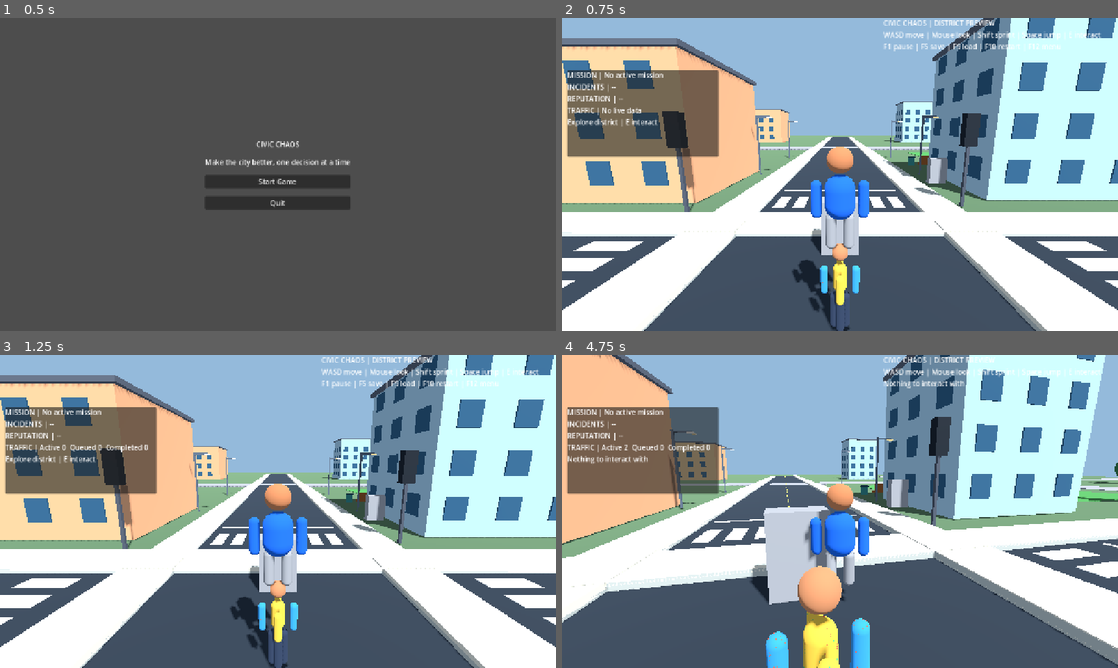
Above: before the commit, frames 1-4 (two rows, left to right).
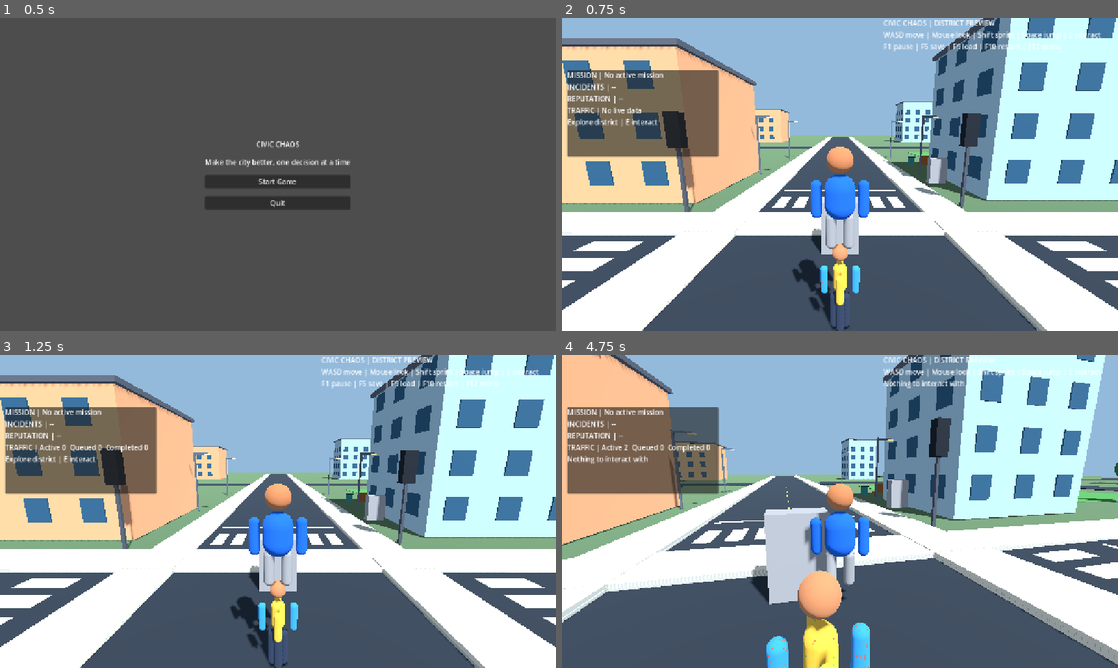
Above: after the commit, the same moments.

Repository: gauravprajapat-23/civic-chaos
Game: Godot game, scene res://scenes/core/menu.tscn
Same seed, same stepped clock (60 frames per second), same inputs: the game is played once before the commit and once after it.
Inputs (mouse positions are in pixels of both pictures, inside the frame that each line leads up to):
- Up to frame 1 (0.5 s): no input
- Up to frame 2 (0.75 s): click "Start Game" at 0.5 s
- Up to frame 3 (1.25 s): no input
- Up to frame 4 (4.75 s): tap Enter at 1.25 s; move the mouse to (867, 511) at 1.27 s; hold E (interact) 1.28-2.03 s; hold W (move_forward) from 1.28 s (still down); tap Space (jump) at 1.52, 2.27, 3.77, 4.52 s; move the mouse to (812, 511) at 2.02 s; tap Shift (sprint) at 2.1, 3.6 s; move the mouse to (851, 505) at 2.77 s; hold E (interact) 2.78-3.53 s; move the mouse to (834, 517) at 3.52 s; move the mouse to (878, 514) at 4.27 s; hold E (interact) from 4.28 s (still down)

Frame 1 is identical in both runs. In frame 2, 0.6% of the frame differs, in the area x 0-100%, y 41-100%; in frame 3, 0.6%; in frame 4, 5.0%, in the area x 0-100%, y 0-100%.

Commit message:
fix(world): raise asphalt above terrain and color secondary roads correctly

Diff:
--- a/scripts/world/neighborhood.gd
+++ b/scripts/world/neighborhood.gd
@@ -21,10 +21,10 @@
     var terrain_half: float = half + 24.0
     _block("TerrainGround", Vector3(0, -0.30, 0), Vector3(terrain_half * 2.0, 0.5, terrain_half * 2.0))
     _world_boundary(terrain_half)
-    _block("NorthRoad", Vector3(0, -0.04, -half * 0.5), Vector3(road_width, 0.08, half))
-    _block("SouthRoad", Vector3(0, -0.04, half * 0.5), Vector3(road_width, 0.08, half))
-    _block("EastRoad", Vector3(half * 0.5, -0.04, 0), Vector3(half, 0.08, road_width))
-    _block("WestRoad", Vector3(-half * 0.5, -0.04, 0), Vector3(half, 0.08, road_width))
+    _block("NorthRoad", Vector3(0, -0.005, -half * 0.5), Vector3(road_width, 0.08, half))
+    _block("SouthRoad", Vector3(0, -0.005, half * 0.5), Vector3(road_width, 0.08, half))
+    _block("EastRoad", Vector3(half * 0.5, -0.005, 0), Vector3(half, 0.08, road_width))
+    _block("WestRoad", Vector3(-half * 0.5, -0.005, 0), Vector3(half, 0.08, road_width))
     for side in [-1, 1]:
         var sign_value: float = float(side)
         _block("SidewalkX%d" % side, Vector3(sign_value * (road_half + sidewalk_width * 0.5), 0.1, 0), Vector3(sidewalk_width, 0.2, half * 2.0))
@@ -79,9 +79,9 @@
     for side in [-1, 1]:
         var offset: float = float(side) * secondary_offset
         _block("SecondaryRoad_NS_%d" % side,
-            Vector3(offset, -0.04, 0), Vector3(road_width, 0.08, half * 2.0))
+            Vector3(offset, -0.005, 0), Vector3(road_width, 0.08, half * 2.0))
         _block("SecondaryRoad_EW_%d" % side,
-            Vector3(0, -0.04, offset), Vector3(half * 2.0, 0.08, road_width))
+            Vector3(0, -0.005, offset), Vector3(half * 2.0, 0.08, road_width))
     var coordinates := [-72.0, -24.0, 24.0, 72.0]
     for row in range(coordinates.size()):
         for column in range(coordinates.size()):
@@ -143,7 +143,7 @@
         mesh.material_override = _material(Color(0.25, 0.48, 0.25))
     elif block_name == "TerrainGround":
         mesh.material_override = _material(Color(0.30, 0.39, 0.28))
-    elif block_name.ends_with("Road"):
+    elif block_name.ends_with("Road") or block_name.begins_with("SecondaryRoad_"):
         mesh.material_override = _material(Color(0.15, 0.18, 0.21))
     elif block_name.begins_with("Sidewalk"):
         mesh.material_override = _material(Color(0.64, 0.65, 0.61))
